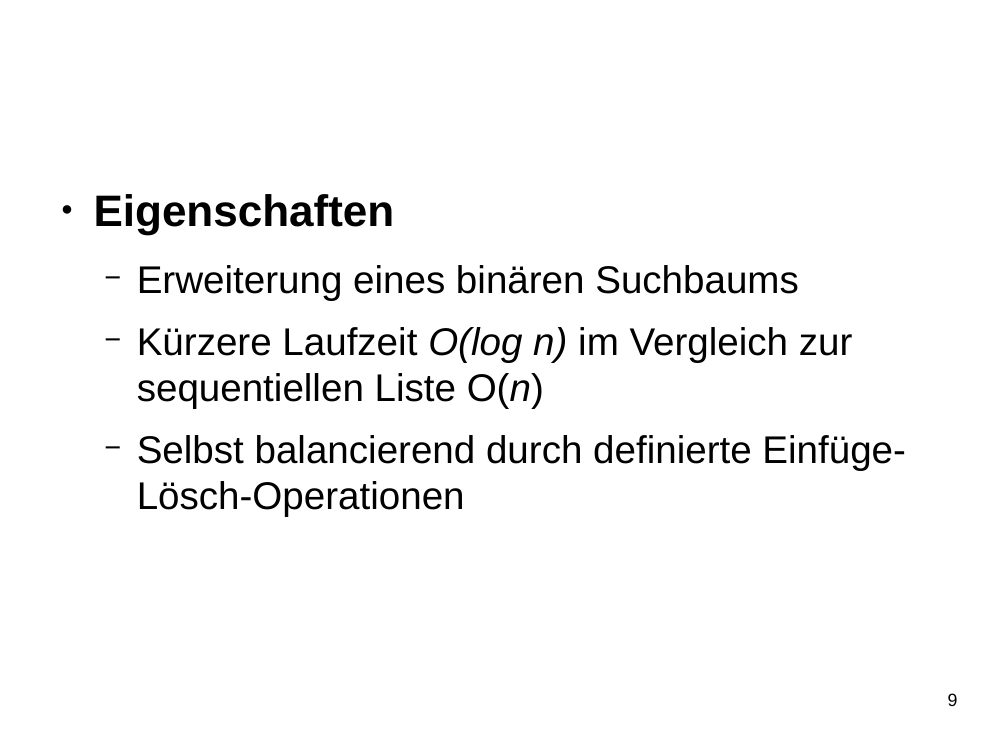
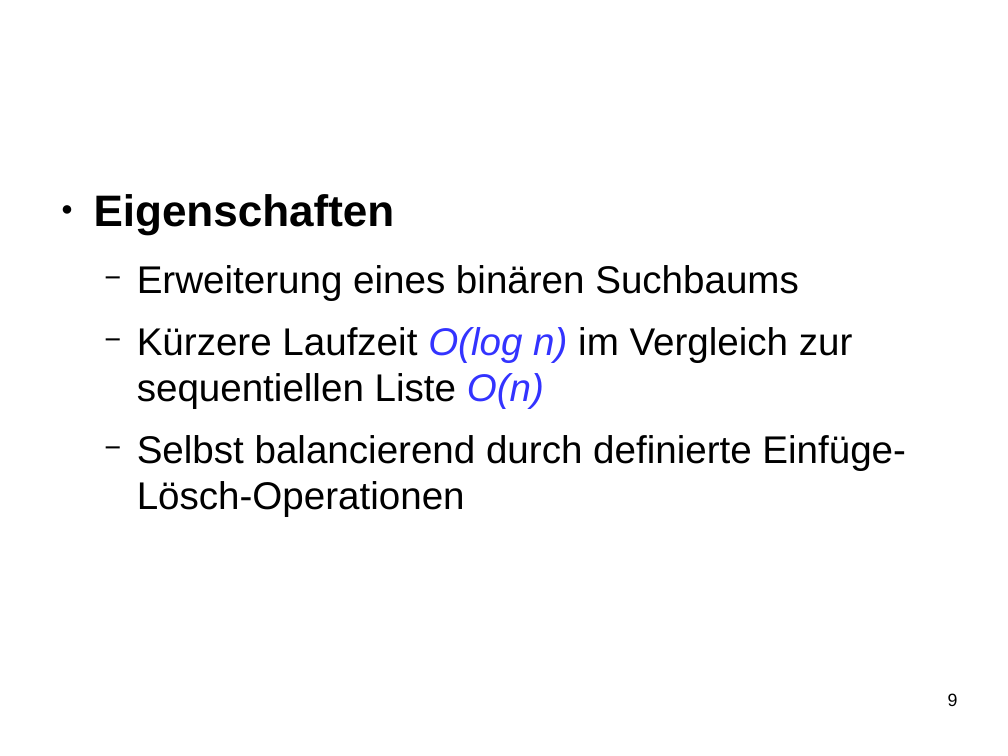
Before and after one commit to SeminararbeitCFS/main, a slide deck: slide 9 of vortrag/vortrag_CFS.odp. Drawn at 1008x756 pixels with LibreOffice and Linux fonts; fonts in the diff are those of the drawing; background and template pictures are left out. Boxes give left, top, right and bottom in pixels: in the first picture for what was removed or moved away, otherwise in the second. Text is boxed around its words. In the diff, an @@ line names an element or a change of style, - is before the commit and + after.

```diff
--- a/vortrag/vortrag_CFS.odp
+++ b/vortrag/vortrag_CFS.odp
@@ text at (137, 327, 853, 408): text colour #000000 to #3333FF in "O(log n) O(n)"; italic on in "O(n)" @@
```
Also in this commit, not shown: 5 other slides changed, 2 slides added, 3 slides removed.
